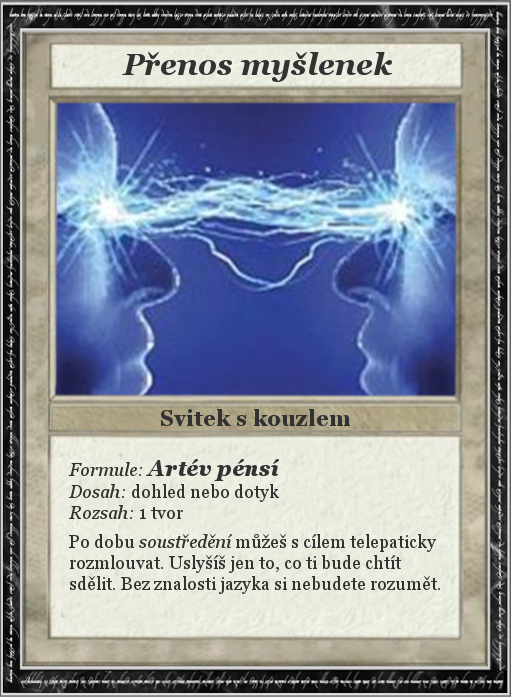
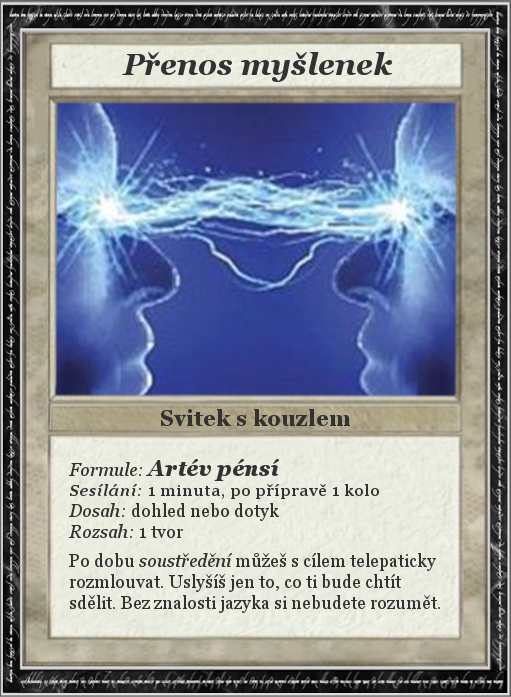
Comparing the layer stacks of the two 511 × 697 images. Changes:
painted on "Formule: Artév pénsí ..." over [68, 484, 440, 613]
painted on "Card" over [53, 447, 314, 624]
